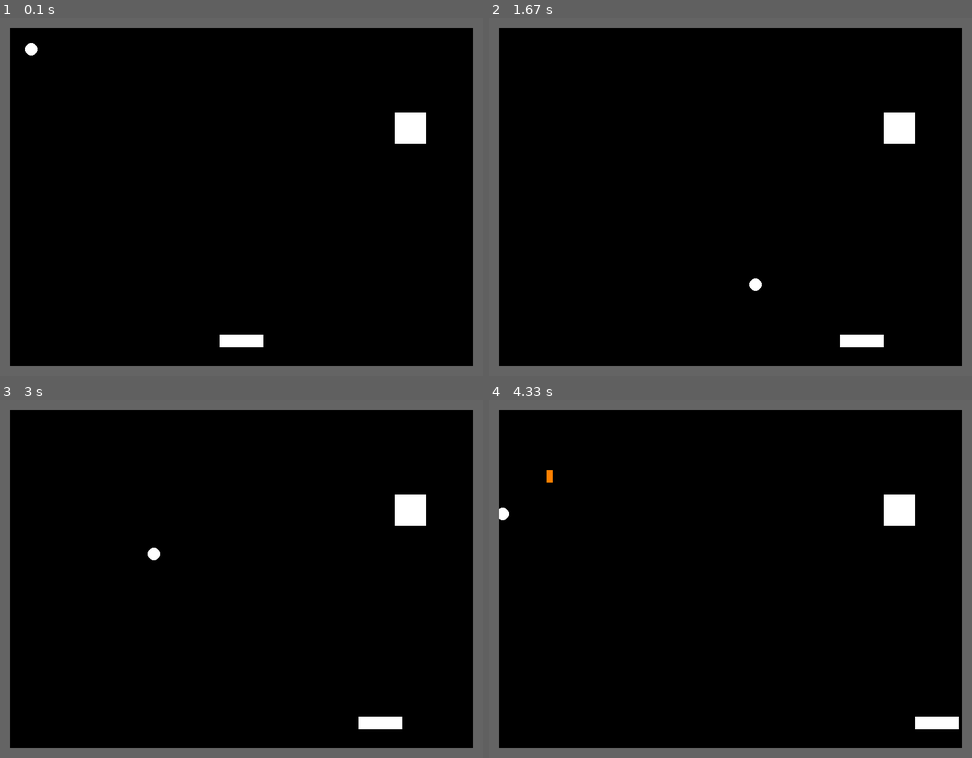
Above: before the commit, frames 1-4 (two rows, left to right).
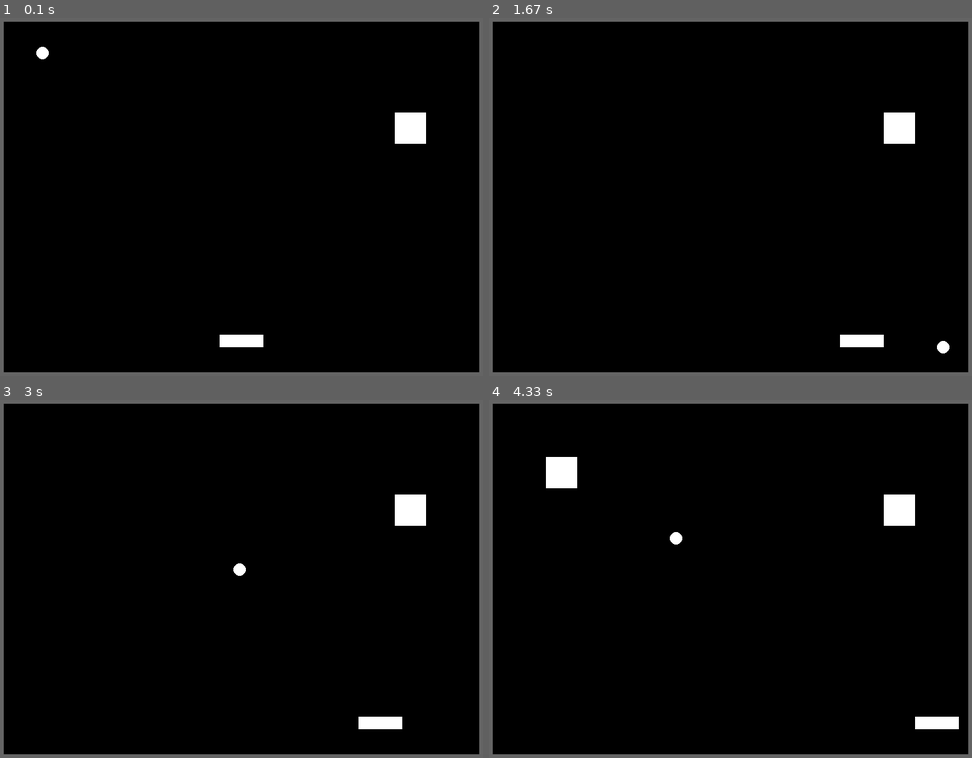
Above: after the commit, the same moments.

Repository: Gibson223/mod-5
Game: pygame game, started from py/main.py
The game is run twice, just before and just after one commit, with the same random seed, the same clock (stepped at 60 frames per second) and the same inputs.
Inputs:
- Up to frame 1 (0.1 s): no input
- Up to frame 2 (1.67 s): hold Right 0.33-0.8 s; hold Right 0.83-1.3 s; hold Left from 1.33 s (still down)
- Up to frame 3 (3 s): release Left at 1.87 s; hold Left 1.9-2.3 s; tap Home at 2.05 s; hold Right 2.33-2.97 s
- Up to frame 4 (4.33 s): hold Left 3-3.47 s; hold Right 3.5-3.97 s; tap Home at 3.65 s; hold Right from 4 s (still down)

The runs differ from the first frame. In frame 1, 6.0% of the frame differs, in the area x 0-100%, y 1-99%; in frame 2, 6.0%; in frame 3, 6.0%; in frame 4, 6.6%.

Commit message:
collision evaluate() now directly manipulates game class instead of passing variables

Diff:
--- a/py/constants.py
+++ b/py/constants.py
@@ -32,11 +32,11 @@
 INITIAL_BALL_Y = 30
 
 #Ball speed
-INITIAL_BALL_XSPEED = 4
-INITIAL_BALL_YSPEED = 4
+INITIAL_BALL_XSPEED = 7
+INITIAL_BALL_YSPEED = 5
 
 # Wall size
-WALLSIZE = 30
+WALLSIZE = 20
 
 # Paddle size
 PADDLEWIDTH  = 70
@@ -54,7 +54,7 @@
 BLOCKWIDTH  = 100
 BLOCKHEIGHT = 100
 BLOCK_INITIAL_HP = 2
-BLOCKMARGIN = 5 #(margin of block within grid)
+BLOCKMARGIN = 5  # (margin of block within grid)
 
 # Block grid size
 GRIDX = 10
@@ -85,14 +85,14 @@
 # Audio track mapping
 # 'audioName':'relative/path/to/file'
 sounds = {
-        'bounce':'../resources/audio/bounce.ogg'
+        'bounce': '../resources/audio/bounce.ogg'
 #        'wallCollision':'../resources/audio/bounce.wav',
 #        'blockbreak':'../resources/sound/bounce2.wav'
 }
 music  = {
-        'main':'../resources/audio/main.ogg',
-        'menu':'../resources/audio/menu.ogg',
-        'highScore':'../resources/audio/hiscore.ogg'
-#        'newGame':'../resources/audio/<file>.ogg',
-#        'gameOver':'../resources/audio/<file>.ogg',
+        'main': '../resources/audio/main.ogg',
+        'menu': '../resources/audio/menu.ogg',
+        'highScore': '../resources/audio/hiscore.ogg'
+#        'newGame': '../resources/audio/<file>.ogg',
+#        'gameOver': '../resources/audio/<file>.ogg',
 }
--- a/py/main.py
+++ b/py/main.py
@@ -41,8 +41,8 @@
     GameState = GameStates.PLAYING
     global GameObj
     GameObj = Game()
-    global CollisionHandler
-    CollisionHandler = CollisionHandling(GameObj)
+    # global CollisionHandler
+    # CollisionHandler = CollisionHandling(GameObj)
 
 
 def main():
@@ -116,11 +116,15 @@
     PowerUps = None
     readyPowerUp = None
 
+    # self.collisionHandler
+
     def __init__(self):
         # Create two empty sprite groups.
         # One for sprites to render, another for sprites to collision detect
         self.AllSpritesList = pygame.sprite.Group()
         self.CollisionSpritesList = pygame.sprite.Group()
+        # also one for powerups
+        self.powerUpSpritesList = pygame.sprite.Group()
 
         # Create Ball object
         self.playerBall = objects.Ball(constants.colors["WHITE"], constants.BALLRADIUS)
@@ -134,8 +138,8 @@
         # Create collision handling object
         self.collisionHandler = CollisionHandling(self)
 
-        # Create object for powerup handling
-        self.powerUps = objects.PowerUps()
+        # Create object for powerup handling and (empty) sprite list
+        self.powerUps = objects.PowerUp()
 
         self.init_grid()
         self.time_until_next_block = 0
@@ -181,7 +185,7 @@
             self.time_until_next_block = self.addBlock()
 
         # Handle collisions
-        self.collisionHandler.evaluate(self.playerBall, self.CollisionSpritesList)
+        self.collisionHandler.evaluate()
 
         # Note: collision handling is less broken yet once again, but the ball still disappears into the walls
         #self.playerBall.update()
@@ -244,7 +248,8 @@
         self.next_collision_exclusion=[]
         self.next_collision_exclusion_time=[]
 
-    def evaluate(self,ballObj, collisionSpritesList):
+
+    def evaluate(self):
         """
         Detect collisions, check findBounceIsVertical and objects.Ball.bounce()
         """
@@ -253,9 +258,9 @@
             if time.time()>col_timer:
                 del self.next_collision_exclusion[index]
                 del self.next_collision_exclusion_time[index]
-            index+=1
-
-        collisions = pygame.sprite.spritecollide(ballObj, collisionSpritesList, False)
+            index += 1
+
+        collisions = pygame.sprite.spritecollide(self.game.playerBall, self.game.CollisionSpritesList, False)
 
         # If no collisions happen
         if len(collisions) == 0:
@@ -270,29 +275,38 @@
             if c not in self.next_collision_exclusion:
 
                 if isinstance(c, objects.Block):
-                    c_newhp = c.reduceHP(ballObj.xspeed, ballObj.yspeed)
+                    c_newhp = c.reduceHP(self.game.playerBall.xspeed, self.game.playerBall.yspeed)
                     if c_newhp <= 0:
                         GameObj.removeblock(c)
 
                         if random.random() < constants.POWERUP_CHANCE:
-                            newPowerUp = objects.PowerUps.PowerUpSprite(ballObj.rect.x, ballObj.rect.y)
+                            newPowerUp = objects.PowerUp.PowerUpSprite(self.game.playerBall.rect.x, self.game.playerBall.rect.y)
                             self.game.AllSpritesList.add(newPowerUp)
-                            #self.game.CollisionSpritesList.add(newPowerUp)
-
-
-                isVertical_old = CollisionHandling.findBounceIsVertical_old(ballObj, c)
-                isVertical = CollisionHandling.findBounceIsVertical(ballObj, c)
+                            self.game.powerUpSpritesList.add(newPowerUp)
+
+
+                isVertical_old = CollisionHandling.findBounceIsVertical_old(self.game.playerBall, c)
+                isVertical = CollisionHandling.findBounceIsVertical(self.game.playerBall, c)
                 if (isVertical != isVertical_old):
                     # This print statement can be used to inspect discrepancies between the two
                     # print("old vertical %s, new vertical %s" % (isVertical_old, isVertical))
                     pass
 
-                ballObj.bounce(isVertical)  # or change to the old one
+                self.game.playerBall.bounce(isVertical_old)  # or change to the old one
 
                 # Should be handled at the object collided with, not here
                 AudioObj.playSound('bounce')
                 self.next_collision_exclusion.append(c)
                 self.next_collision_exclusion_time.append(time.time()+0.2)
+
+        # After checking ball collisions, check for powerups to collect
+        powerCollisions = pygame.sprite.spritecollide(self.game.paddle, self.game.powerUpSpritesList, True)
+        for c in powerCollisions:
+            self.game.readyPowerUp = c.powerUp
+            print("caught powerup", c)
+
+
+
 
     @staticmethod
     def findBounceIsVertical(ballObj, collisionObj):
--- a/py/objects.py
+++ b/py/objects.py
@@ -176,7 +176,7 @@
         self.rect.x = x
         self.rect.y = y
 
-class PowerUps:
+class PowerUp:
     """
 
     """
@@ -186,18 +186,18 @@
     color = None
 
     def __init__(self):
-        self.type = PowerUps.generateType()
+        self.type = PowerUp.generateType()
         self.color = self.getTypeInfo()[2]
 
     @staticmethod
     def generateType():
         rngchoose = 0.0
         rngtotal = 0.0
-        for t in PowerUps.types:
+        for t in PowerUp.types:
             rngtotal += t[1]
             print(rngtotal)
         rngnum = random.uniform(0, rngtotal)
-        for t in PowerUps.types:
+        for t in PowerUp.types:
             rngchoose += t[1]
             if rngnum <= rngchoose:
                 return t[0]
@@ -221,7 +221,7 @@
         def __init__(self, x, y):
             super().__init__()
 
-            self.powerUp = PowerUps()
+            self.powerUp = PowerUp()
             print("generated %s powerup." % self.powerUp.type)
 
             self.image = pygame.Surface([self.width, self.height])
